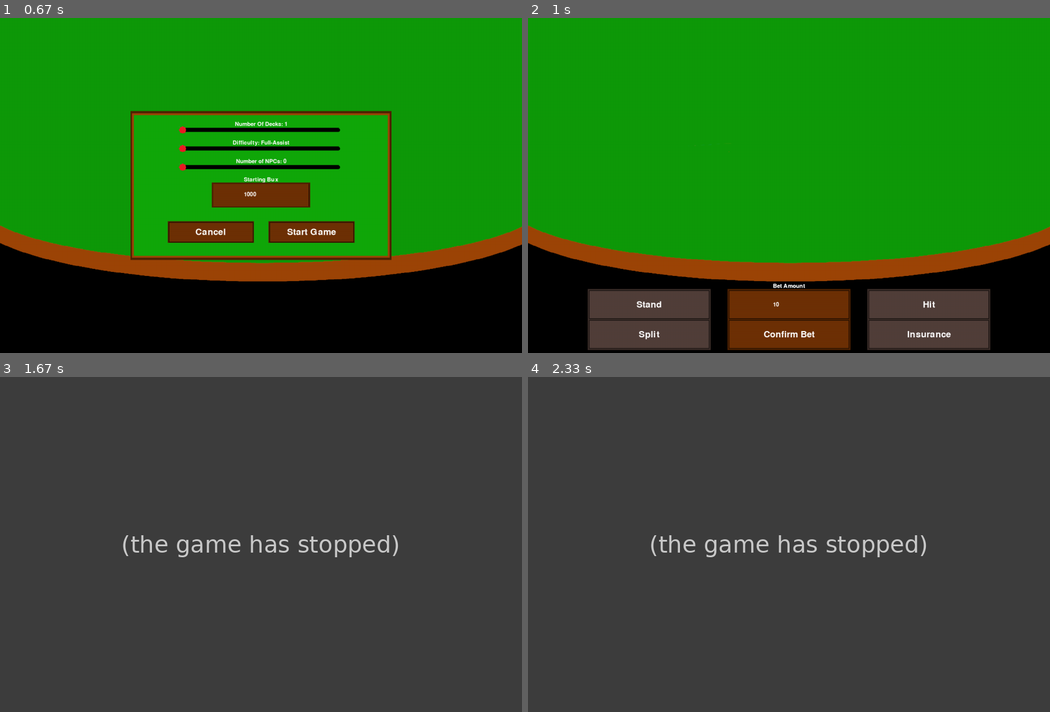
Above: before the commit, frames 1-4 (two rows, left to right).
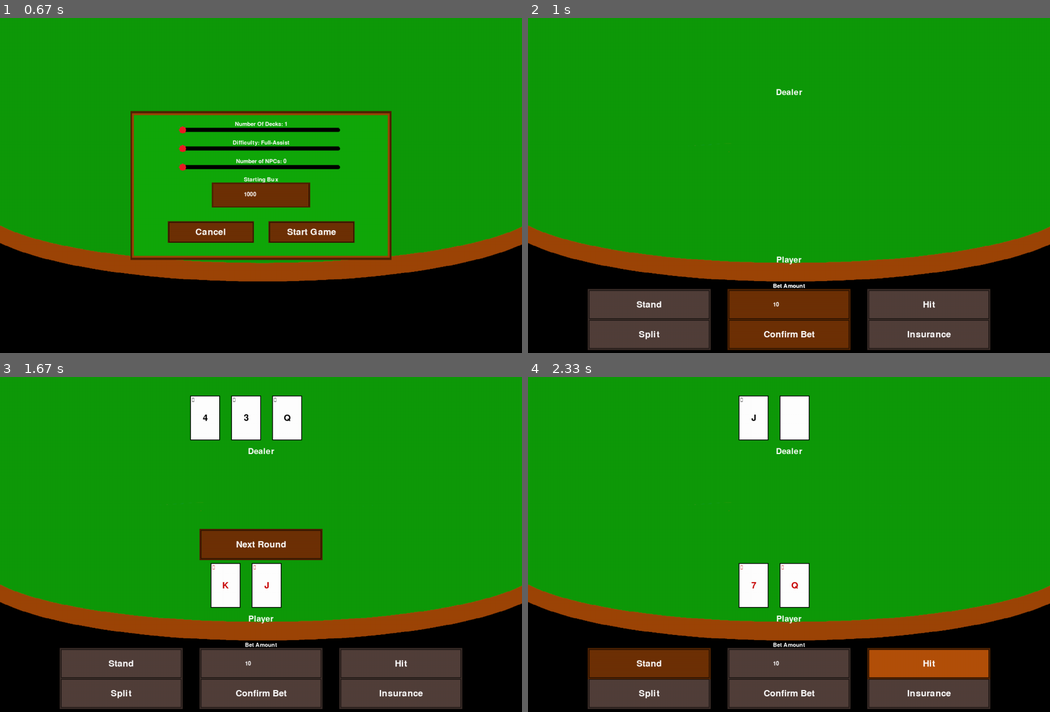
Above: after the commit, the same moments.

Repository: CDonners/None-Exam-Assessment-2026-AQA
Game: pygame game, started from bankrollBust/main.py
Two runs of this game, one before a commit and one after it. Both use one fixed random seed, a clock stepped at 60 frames per second and the inputs below.
Inputs (mouse positions are in pixels of both pictures, inside the frame that each line leads up to):
- Up to frame 1 (0.67 s): press the mouse at (261, 128) at 0.37 s; move the mouse to (266, 205) at 0.47 s; release the mouse at (276, 286) at 0.6 s
- Up to frame 2 (1 s): click "Start Game" at 0.78 s
- Up to frame 3 (1.67 s): click "Confirm Bet" at 1.08 s; press the mouse at (120, 665) at 1.4 s; move the mouse to (172, 547) at 1.5 s; release the mouse at (219, 433) at 1.63 s
- Up to frame 4 (2.33 s): click "Next Round" at 1.75 s; press the mouse at (789, 691) at 2.07 s; move the mouse to (862, 678) at 2.17 s; release the mouse at (935, 665) at 2.3 s

Frame 1 is identical in both runs. In frame 2, 0.1% of the frame differs, in the area x 47-53%, y 21-74%; in frame 3, 88%; in frame 4, 92%, in the area x 0-100%, y 0-100%.
Error before the commit: TypeError: player.stand() missing 1 required positional argument: 'game' (main.py line 101); the game stopped at 1.4 s (later frames are placeholders)

Commit message:
Added double down and next round

Diff:
--- a/bankrollBust/main.py
+++ b/bankrollBust/main.py
@@ -2,8 +2,8 @@
 from pygameUtils.buttonUtils import button, discreteSlider, inputBox
 from gameLogic import playGame
 
-# TODO Add delays so you can comprehend what is going on!!!
-# TODO Handle if player ges 21 or if player gets blackjack
+# TODO Handle if player ges 21 or if player gets blackjack - Semi Done
+# TODO Handle deck running out of cards somehow
 
 # Pygame Setup
 pygame.init() # Initialise Pygame
@@ -17,6 +17,7 @@
 
 # Menu Button Setup
 centreX = INITX//2 # X is always centre no matter the initial size
+centreY = INITY//2
 newGameButton = button(screen, (centreX, 300), "New Game")
 continueButton = button(screen, (centreX,400), "Continue")
 settingsButton = button(screen,(centreX,500), "Settings")
@@ -27,9 +28,12 @@
 splitButton = button(screen, (centreX-375, 850), "Split", interactable=False)
 insuranceButton = button(screen, (centreX+375, 850), "Insurance", interactable=False)
 confirmBetButton = button(screen, (centreX, 850), "Confirm Bet", interactable=False)
+doubleDownButton = button(screen, (centreX, centreY), "Double Down")
+nextRoundButton = button(screen, (centreX, centreY), "Next Round")
 
 def playingGame(game):
     # Creating the bet amount input box
+    global currentPlayerIndex
     minBet = round((int(game.startingBux)/100)/5)*5 # Rounds the minimum bet to the nearest 5, so the minimum bet will always be 1% of the starting bux to the nearest 5
     betAmountInputBox = inputBox(screen, (centreX, 770), "Bet Amount", "num", f"{minBet}", interactable=False, minMax=[float(minBet), 1000*float(minBet)])
     betAmount = None
@@ -38,10 +42,38 @@
     bettingPhase = True
     currentPlayerIndex = 0
     dealer = game.players[len(game.players) -1] # Dealer is always this index
+
+    def endPlayerTurn():
+        global currentPlayerIndex
+        currentPlayerIndex += 1 # Moves to next player
+        # Make all buttons uninteractable
+        hitButton.makeUninteractable()
+        standButton.makeUninteractable()
+        splitButton.makeUninteractable()
+        insuranceButton.makeUninteractable()
+
+    def startPlayerTurn(currentPlayer):
+        # Check if player has natural blackjack
+        if game.checkBlackjack(currentPlayer):
+            currentPlayer.bustBux += 2.5*currentPlayer.bet
+            endPlayerTurn()
+        # Making actions available
+        if len(currentPlayer.hand) > 2: # Special cases not available
+            splitButton.makeUninteractable()
+            insuranceButton.makeUninteractable()
+        else: # Need to check if special cases are available
+            if currentPlayer.hand[0].face == currentPlayer.hand[1].face: # If player's cards are equal
+                splitButton.makeInteractable()
+            if dealer.hand[0].face == "A": # If the dealer has a visible Ace
+                insuranceButton.makeInteractable()
+        hitButton.makeInteractable()
+        standButton.makeInteractable()
+
     # Gameplay loop
     while gamePlayRunning:
-        screen.blit(bg, (0,0)) # Set the screen as my background
         for event in pygame.event.get(): # Checking for events
+            screen.blit(bg, (0,0)) # Set the screen as my background
+            game.drawPlayerTexts()
             if event.type == pygame.QUIT: # If the user presses the X button, quit game
                 quit()
             # Draw buttons
@@ -77,50 +109,23 @@
             # Starting action phase
             if game.roundStarted:
                 if currentPlayer.name == "Player": # Is the Player's turn
-                    # Making actions available
-                    if len(currentPlayer.hand) > 2: # Special cases not available
-                        splitButton.makeUninteractable()
-                        insuranceButton.makeUninteractable()
-                    else: # Need to check if special cases are available
-                        if currentPlayer.hand[0].face == currentPlayer.hand[1].face: # If player's cards are equal
-                            splitButton.makeInteractable()
-                        if dealer.hand[0].face == "A": # If the dealer has a visible Ace
-                            insuranceButton.makeInteractable()
-                    hitButton.makeInteractable()
-                    standButton.makeInteractable()
-                    # Checks if player's round is over
-                    if currentPlayer.isStood or currentPlayer.isBusted:
-                        currentPlayerIndex += 1 # Moves to next player
-                        # Make all buttons uninteractable
-                        hitButton.makeUninteractable()
-                        standButton.makeUninteractable()
-                        splitButton.makeUninteractable()
-                        insuranceButton.makeUninteractable()
+                    startPlayerTurn(currentPlayer)
                     # Waiting for interactions
                     if standButton.updateImage(event):
-                        currentPlayer.stand()
-                        game.stoodHands[currentPlayer.handValue] = currentPlayer # Adding the stood hand to the dictionary
-                        pygame.time.delay(1000)
+                        currentPlayer.stand(game)
+                        endPlayerTurn()
                     if hitButton.updateImage(event):
                         currentPlayer.dealCard(game.deckInstance)
-                        game.getHandValue(currentPlayer)
-                        if currentPlayer.handValue == 21:
-                            currentPlayer.stand()
-                            if len(currentPlayer.hand) == 2: # player got blackjack
-                                currentPlayer.bustBux += 0.5 * currentPlayer.bet
-                        pygame.time.delay(1000)
+                        if game.checkBusted(currentPlayer):
+                            endPlayerTurn()
+                            currentPlayer.bust(game)
+                        elif game.checkBlackjack(currentPlayer):
+                            currentPlayer.stand(game)
 
                 elif currentPlayer.name == "Dealer": # Is the dealer's turn
                     # Handling the end of the game
-                    currentPlayer.hand[1].setVisible
-                    if currentPlayer.handValue < 17:
-                        currentPlayer.dealCard(game.deckInstance)
-                        game.getHandValue(currentPlayer)
-                        pygame.time.delay(1000)
-                    else:
-                        currentPlayer.stand()
-
-                    if currentPlayer.isStood or currentPlayer.isBusted: # Dealer has either stood or busted
+                    currentPlayer.hand[1].setVisible()
+                    if currentPlayer.isStood or game.checkBusted(currentPlayer): # Dealer has either stood or busted
                         if currentPlayer.isStood: # Once dealer has stood
                             for hand in list(game.stoodHands.keys()):
                                 stoodPlayer = game.stoodHands[hand]
@@ -131,37 +136,41 @@
                                     stoodPlayer.bustBux += 2*stoodPlayer.bet
                                     # TODO handle end of round
                                 # If player doesn't enter either of these, player has lost
+                                else:
+                                    pass
                         # Dealer has bust so every stood player wins
                         elif currentPlayer.isBusted:
                             for hand in list(game.stoodHands.keys()):
                                 stoodPlayer = game.stoodHands[hand]
                                 stoodPlayer.bustBux += 2*stoodPlayer.bet
                                 # TODO handle end of round
-                        pygame.time.delay(5000)
-                        # Reset game
-                        currentPlayerIndex = 0
-                        game.roundStarted = False
-                        bettingPhase = False
-                        for player in game.players:
-                            player.newRound()
-                            print(f"New round for {player.name}")
-                            print(f"Dealer's hand after reset: {dealer.hand}")
+                        if nextRoundButton.updateImage(event):
+                            # Reset game
+                            currentPlayerIndex = 0
+                            game.bustPlayers = 0
+                            game.stoodHands = {}
+                            game.roundStarted = False
+                            bettingPhase = True
+                            for player in game.players:
+                                player.newRound()
+                    elif currentPlayer.handValue < 17 and len(game.players)-1 != game.bustPlayers and len(game.stoodHands) != 0: # If dealer's hand is below 17 must hit, do not hit if all players are bust
+                        currentPlayer.dealCard(game.deckInstance)
+                    else:
+                        currentPlayer.stand(game)
+
                 else: # Is NPC's turn
                     if currentPlayer.isStood or currentPlayer.isBusted:
                         currentPlayerIndex += 1
-                        pygame.time.delay(1000)
+        # Initial deal happens once, after betting
+        if bettingPhase == False:
+            if game.roundStarted == False:
+                game.initialDeal()
+                game.stoodHands = {} # Reset stood hand
+                game.drawPlayerTexts()  # Draw player names
+                game.roundStarted = True  # Mark the round as started
             game.updateImage()
-            pygame.display.flip()
-
-        # Initial deal happens once, after betting
-        if bettingPhase == False and game.roundStarted == False:
-            game.initialDeal()
-            game.stoodHands = {} # Reset stood hand
-            game.drawPlayerTexts()  # Draw player names
-            for player in game.players:
-                game.drawHands(player)  # Draw each player's hand
-            pygame.display.update()  # Update the screen immediately
-            game.roundStarted = True  # Mark the round as started
+        pygame.display.update()
+
 
         clock.tick(60) # Limiting clock to 60
 
